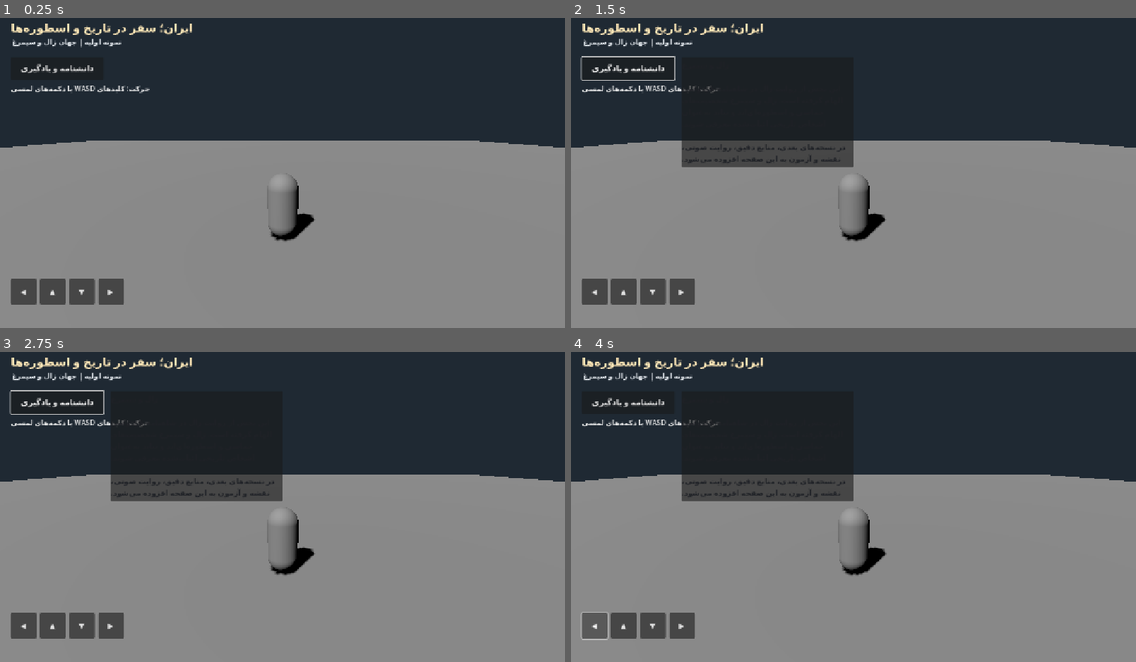
Above: before the commit, frames 1-4 (two rows, left to right).
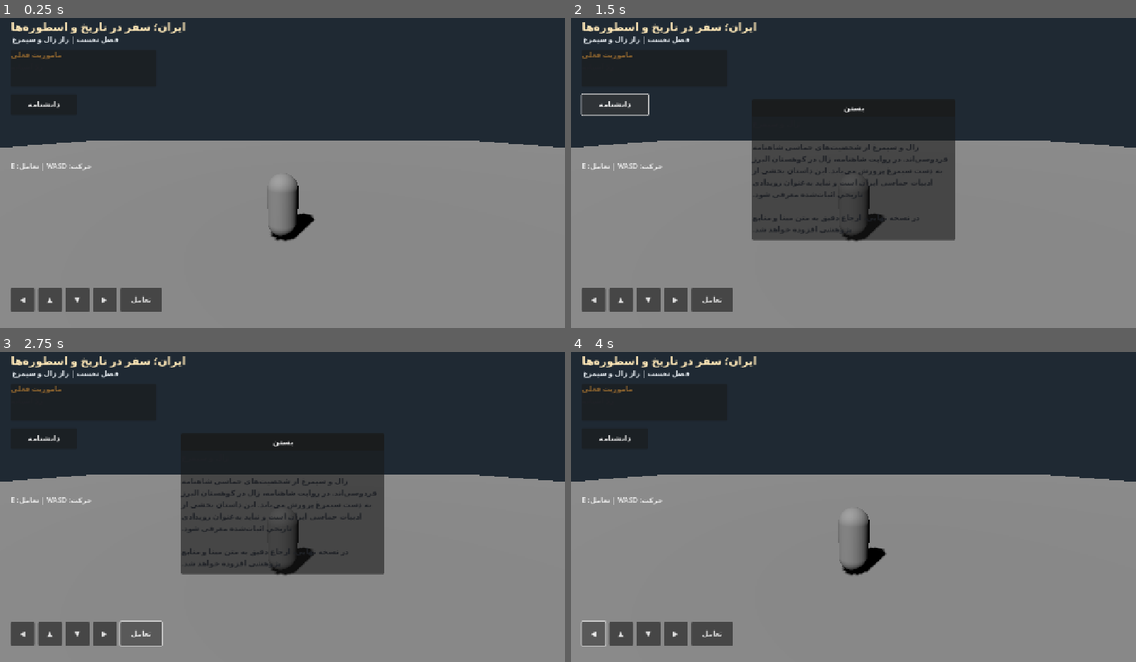
Above: after the commit, the same moments.

Repository: ghadirb/Iran-Heritage-World
Game: Godot game, scene res://scenes/main.tscn
Two runs of this game, one before a commit and one after it. Both use one fixed random seed, a clock stepped at 60 frames per second and the inputs below.
Inputs (mouse positions are in pixels of both pictures, inside the frame that each line leads up to):
- Up to frame 1 (0.25 s): no input
- Up to frame 2 (1.5 s): click (627, 67) at 0.5 s, where only the run before the commit has a clickable "دانشنامه و یادگیری"; click (616, 104) at 1.25 s, where only the run after the commit has a clickable "دانشنامه"
- Up to frame 3 (2.75 s): click (141, 634) at 2 s, where only the run after the commit has a clickable "تعامل"
- Up to frame 4 (4 s): click (853, 441) at 2.75 s, where only the run after the commit has a clickable "بستن"; click "◀" at 3.5 s

The runs differ from the first frame. In frame 1, 3.3% of the frame differs, in the area x 1-34%, y 1-95%; in frame 2, 15%, in the area x 1-68%, y 1-95%; in frame 3, 14%; in frame 4, 5.9%.

Commit message:
feat: improve Persian HUD for mission and learning flow

Diff:
--- a/app/scripts/game_hud.gd
+++ b/app/scripts/game_hud.gd
@@ -1,6 +1,9 @@
 extends CanvasLayer
 
+var mission_label: Label
+var message_label: Label
 var learning_panel: PanelContainer
+var learning_text: Label
 
 func _ready() -> void:
 	_build_interface()
@@ -12,66 +15,112 @@
 
 	var heading := Label.new()
 	heading.text = "ایران؛ سفر در تاریخ و اسطوره‌ها"
-	heading.add_theme_font_size_override("font_size", 26)
-	heading.position = Vector2(24, 18)
+	heading.add_theme_font_size_override("font_size", 25)
+	heading.position = Vector2(24, 16)
 	heading.add_theme_color_override("font_color", Color(1.0, 0.91, 0.72))
 	root.add_child(heading)
 
 	var subtitle := Label.new()
-	subtitle.text = "نمونه اولیه | جهان زال و سیمرغ"
-	subtitle.position = Vector2(26, 58)
-	subtitle.add_theme_color_override("font_color", Color(0.88, 0.9, 0.92))
+	subtitle.text = "فصل نخست | راز زال و سیمرغ"
+	subtitle.position = Vector2(26, 52)
+	subtitle.add_theme_color_override("font_color", Color(0.9, 0.92, 0.94))
 	root.add_child(subtitle)
 
-	var learn_button := _make_button("دانشنامه و یادگیری", Vector2(24, 104), Vector2(210, 52))
-	learn_button.pressed.connect(_toggle_learning)
+	var mission_panel := PanelContainer.new()
+	mission_panel.position = Vector2(24, 88)
+	mission_panel.custom_minimum_size = Vector2(330, 84)
+	root.add_child(mission_panel)
+	var mission_box := VBoxContainer.new()
+	mission_box.add_theme_constant_override("separation", 6)
+	mission_panel.add_child(mission_box)
+	var mission_title := Label.new()
+	mission_title.text = "ماموریت فعلی"
+	mission_title.add_theme_color_override("font_color", Color(0.55, 0.39, 0.18))
+	mission_box.add_child(mission_title)
+	mission_label = Label.new()
+	mission_label.text = "ردّ آشیانه"
+	mission_label.autowrap_mode = TextServer.AUTOWRAP_WORD_SMART
+	mission_label.add_theme_color_override("font_color", Color(0.12, 0.13, 0.15))
+	mission_box.add_child(mission_label)
+
+	var learn_button := _make_button("دانشنامه", Vector2(24, 188), Vector2(150, 48))
+	learn_button.pressed.connect(show_knowledge)
 	root.add_child(learn_button)
 
+	message_label = Label.new()
+	message_label.position = Vector2(24, 246)
+	message_label.size = Vector2(430, 90)
+	message_label.autowrap_mode = TextServer.AUTOWRAP_WORD_SMART
+	message_label.add_theme_color_override("font_color", Color(1.0, 0.96, 0.85))
+	root.add_child(message_label)
+
 	var help := Label.new()
-	help.text = "حرکت: کلیدهای WASD یا دکمه‌های لمسی"
-	help.position = Vector2(24, 164)
-	help.add_theme_color_override("font_color", Color(0.92, 0.92, 0.92))
+	help.text = "حرکت: WASD | تعامل: E"
+	help.position = Vector2(24, 340)
+	help.add_theme_color_override("font_color", Color(0.94, 0.94, 0.94))
 	root.add_child(help)
 
 	var controls := HBoxContainer.new()
 	controls.set_anchors_preset(Control.PRESET_BOTTOM_LEFT)
-	controls.position = Vector2(24, -112)
+	controls.position = Vector2(24, -92)
 	controls.add_theme_constant_override("separation", 8)
 	root.add_child(controls)
 	_add_hold_button(controls, "◀", "move_left")
 	_add_hold_button(controls, "▲", "move_forward")
 	_add_hold_button(controls, "▼", "move_back")
 	_add_hold_button(controls, "▶", "move_right")
+	_add_action_button(controls, "تعامل", "interact")
 
 	learning_panel = PanelContainer.new()
-	learning_panel.position = Vector2(250, 104)
-	learning_panel.custom_minimum_size = Vector2(390, 250)
+	learning_panel.set_anchors_preset(Control.PRESET_CENTER)
+	learning_panel.position = Vector2(-230, -160)
+	learning_panel.custom_minimum_size = Vector2(460, 320)
 	learning_panel.visible = false
 	root.add_child(learning_panel)
-
-	var panel_text := Label.new()
-	panel_text.text = "زال و سیمرغ\n\nاین بخش از روایت زال در شاهنامه فردوسی الهام گرفته است. زال و سیمرغ شخصیت‌های حماسی و اسطوره‌ای‌اند و نباید به‌عنوان اشخاص تاریخی اثبات‌شده معرفی شوند.\n\nدر نسخه‌های بعدی، منابع دقیق، روایت صوتی، نقشه و آزمون به این صفحه افزوده می‌شود."
-	panel_text.autowrap_mode = TextServer.AUTOWRAP_WORD_SMART
-	panel_text.add_theme_color_override("font_color", Color(0.12, 0.13, 0.15))
-	panel_text.add_theme_font_size_override("font_size", 17)
-	panel_text.custom_minimum_size = Vector2(350, 220)
-	learning_panel.add_child(panel_text)
+	var panel_box := VBoxContainer.new()
+	learning_panel.add_child(panel_box)
+	var close_button := _make_button("بستن", Vector2.ZERO, Vector2(90, 40))
+	close_button.pressed.connect(func() -> void: learning_panel.visible = false)
+	panel_box.add_child(close_button)
+	learning_text = Label.new()
+	learning_text.text = "زال و سیمرغ\n\nزال و سیمرغ از شخصیت‌های حماسی شاهنامه فردوسی‌اند. در روایت شاهنامه، زال در کوهستان البرز به دست سیمرغ پرورش می‌یابد. این داستان بخشی از ادبیات حماسی ایران است و نباید به‌عنوان رویدادی تاریخیِ اثبات‌شده معرفی شود.\n\nدر نسخه نهایی، ارجاع دقیق به متن مبنا و منابع پژوهشی افزوده خواهد شد."
+	learning_text.autowrap_mode = TextServer.AUTOWRAP_WORD_SMART
+	learning_text.add_theme_color_override("font_color", Color(0.12, 0.13, 0.15))
+	learning_text.add_theme_font_size_override("font_size", 17)
+	panel_box.add_child(learning_text)
 
 func _make_button(caption: String, at: Vector2, button_size: Vector2) -> Button:
 	var button := Button.new()
 	button.text = caption
 	button.position = at
 	button.custom_minimum_size = button_size
-	button.add_theme_font_size_override("font_size", 18)
+	button.add_theme_font_size_override("font_size", 17)
 	return button
 
 func _add_hold_button(container: HBoxContainer, caption: String, action: StringName) -> void:
 	var button := Button.new()
 	button.text = caption
-	button.custom_minimum_size = Vector2(58, 58)
+	button.custom_minimum_size = Vector2(54, 54)
 	button.button_down.connect(func() -> void: Input.action_press(action))
 	button.button_up.connect(func() -> void: Input.action_release(action))
 	container.add_child(button)
 
-func _toggle_learning() -> void:
-	learning_panel.visible = not learning_panel.visible
+func _add_action_button(container: HBoxContainer, caption: String, action: StringName) -> void:
+	var button := Button.new()
+	button.text = caption
+	button.custom_minimum_size = Vector2(94, 54)
+	button.pressed.connect(func() -> void: Input.action_press(action))
+	button.button_up.connect(func() -> void: Input.action_release(action))
+	container.add_child(button)
+
+func set_mission(title: String, description: String) -> void:
+	if mission_label:
+		mission_label.text = "%s\n%s" % [title, description]
+
+func show_message(message: String) -> void:
+	if message_label:
+		message_label.text = message
+
+func show_knowledge() -> void:
+	if learning_panel:
+		learning_panel.visible = true
